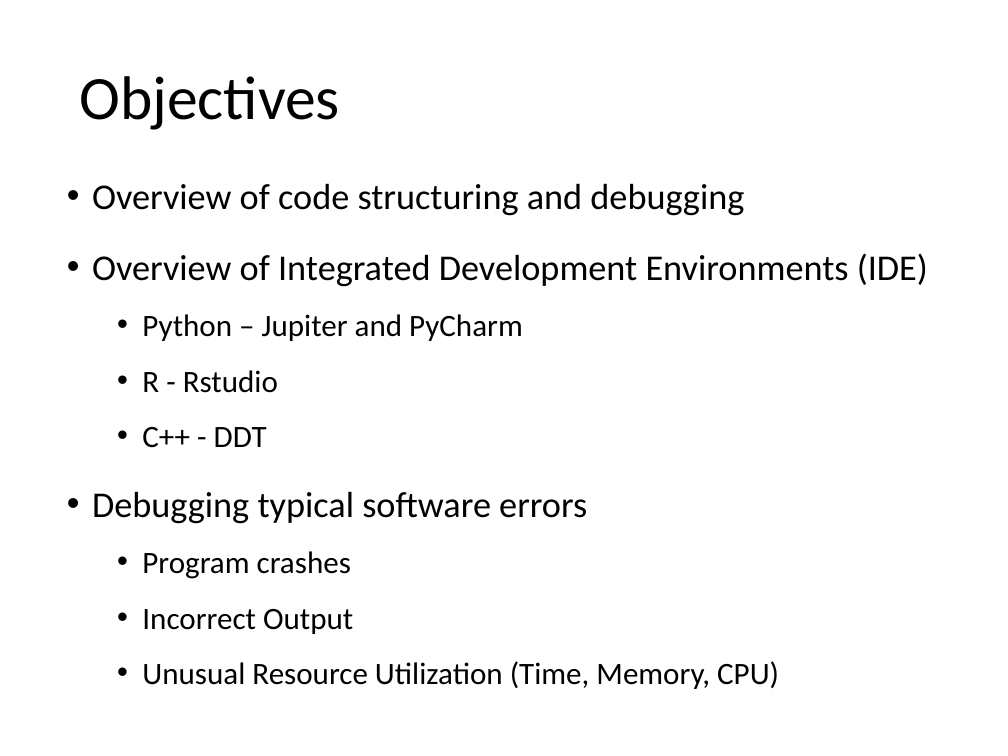
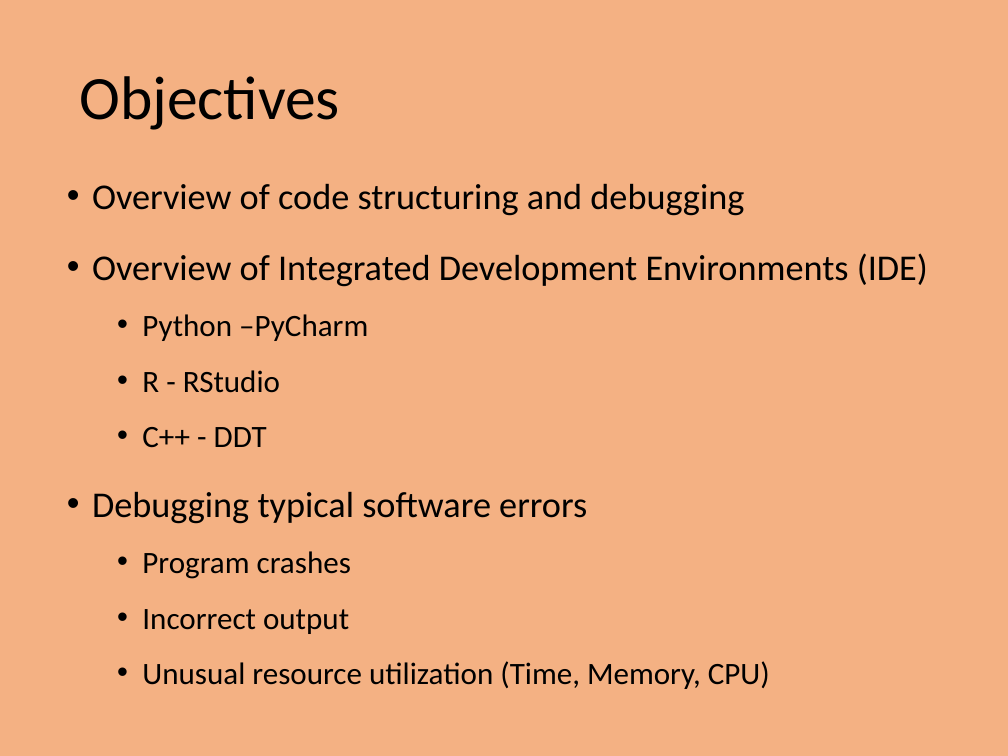
Before and after one commit to PrincetonUniversity/intro_debugging, a slide deck: slide 2 of 01_overview/Introduction_To_Debugging.pptx. Drawn at 1008x756 pixels with LibreOffice and Linux fonts; fonts in the diff are those of the drawing. Boxes give left, top, right and bottom in pixels: in the first picture for what was removed or moved away, otherwise in the second. Text is boxed around its words. In the diff, an @@ line names an element or a change of style, - is before the commit and + after.

```diff
--- a/01_overview/Introduction_To_Debugging.pptx
+++ b/01_overview/Introduction_To_Debugging.pptx
@@ background #FFFFFF to #F4B183 @@
@@ text at box(142, 314, 368, 393): text changed @@
-  • Python – Jupiter and PyCharm
-  • R - Rstudio
+  • Python –PyCharm
+  • R - RStudio
@@ text at box(142, 609, 770, 689): text changed @@
-  • Incorrect Output
-  • Unusual Resource Utilization (Time, Memory, CPU)
+  • Incorrect output
+  • Unusual resource utilization (Time, Memory, CPU)
```
Also in this commit, not shown: 5 other slides changed, 4 slides added, 1 slide removed, 10 other files.
